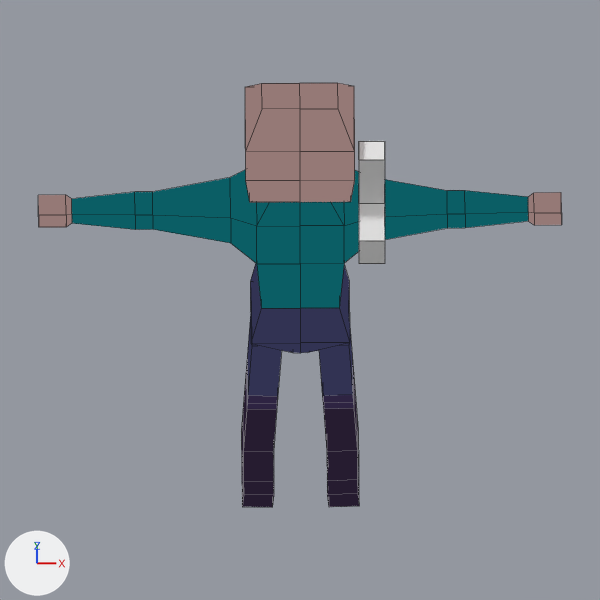
An edit to the Blender file bleed-client/blender/Character9.blend, drawn before and after from the same camera.
Both versions are drawn from the file's camera 'Camera'. The lights are fixed; the arrows at lower left show +X, +Y and +Z. Mesh edges are drawn as thin lines.

The first picture shows 'Character', 'Handgun'.
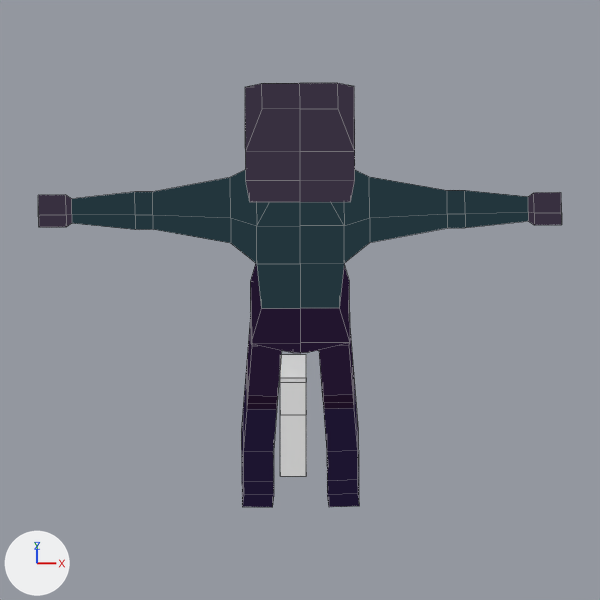
Pixel boxes (x1, y1, x2, y2) of what changed, in the pictures (600 x 600 px):
'Character', surface changed
    both: (38, 83, 562, 414)
'Handgun', moved, turned
    before: (359, 141, 385, 264)
    after: (280, 355, 306, 476)

What changed in the scene script:
```text
Add img_shade3_png:
    img_shade3_png = load_image('shade3.png', '../palettes/shade3.png', 48, 1, 'sRGB')
Change mat_material_001:
    mat_material_001.texture: img_shade2_png -> img_shade3_png
Change ob_handgun:
    ob_handgun.location: (0.315, -0.031, 0.229) -> (0.211, -0.016, 0.467)
    ob_handgun.rotation_euler: (-1.546, 0.0, 0.0) -> (0.958, 0.0, 0.0)  # degrees (-89, 0, 0) -> degrees (55, 0, 0)
```
